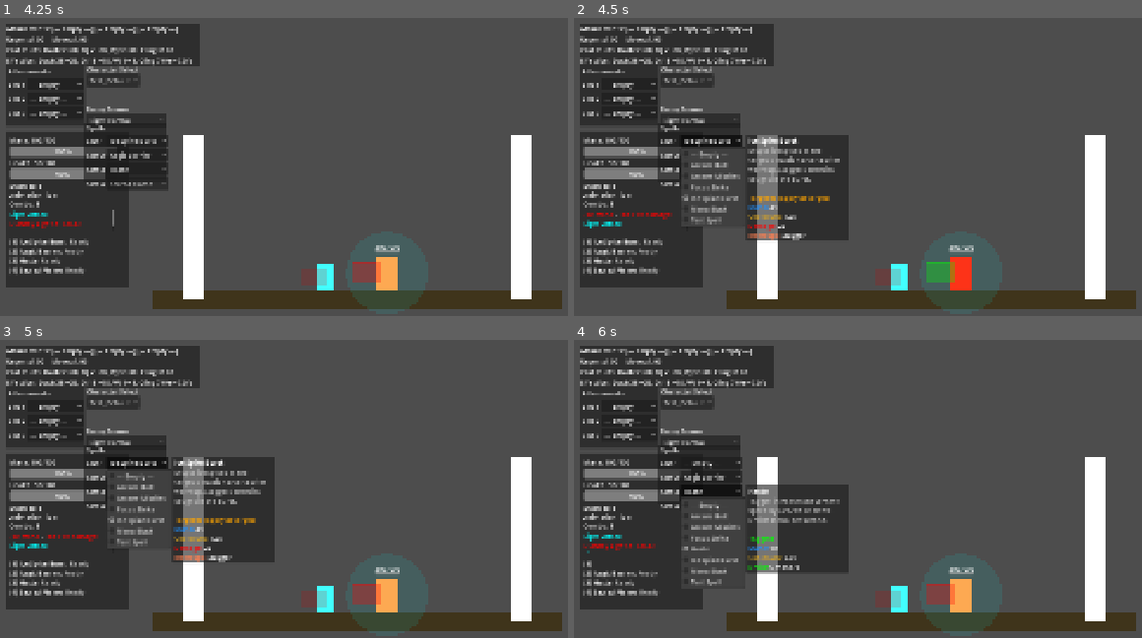
Above: before the commit, frames 1-4 (two rows, left to right).
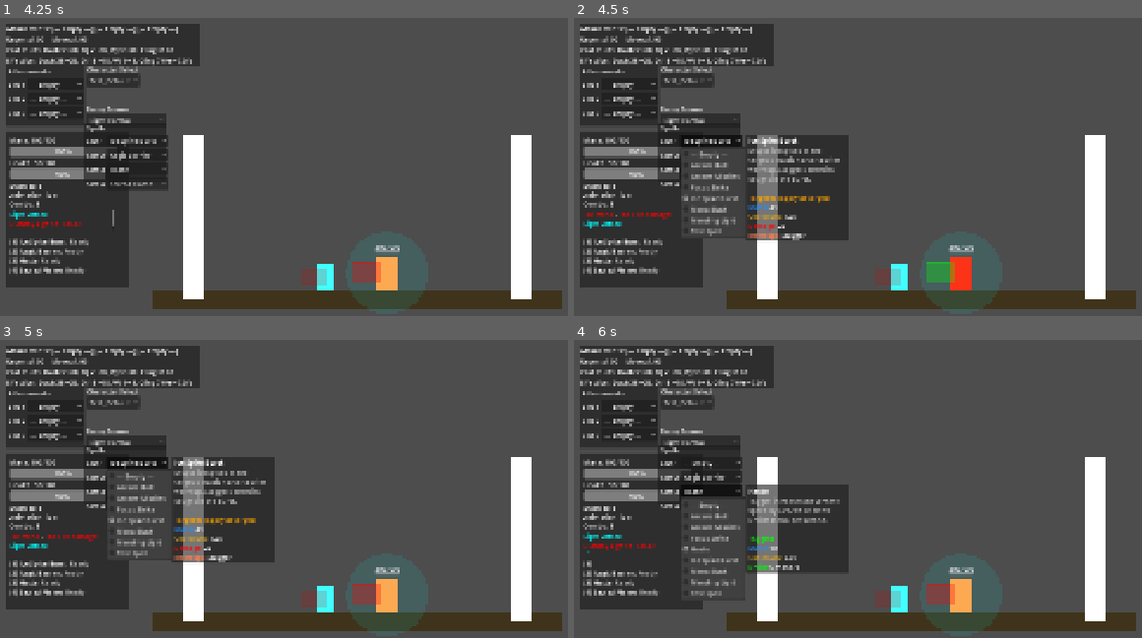
Above: after the commit, the same moments.

Repository: Korasyl/ManaBrawl
Game: Godot game, scene res://scenes/test_environment/test_environment.tscn
Two runs of this game, one before a commit and one after it. Both use one fixed random seed, a clock stepped at 60 frames per second and the inputs below.
Inputs:
- Up to frame 1 (4.25 s): click "— Empty —" at 0.5 s; click "— Empty —" at 1.25 s; click "— Empty —" at 2 s; click "Test_Default" at 2.75 s; click "Light Combo" at 3.5 s
- Up to frame 2 (4.5 s): click "Ice Spike Burst" at 4.25 s
- Up to frame 3 (5 s): no input
- Up to frame 4 (6 s): click "Aegis Barrier" at 5 s; click "Haste" at 5.75 s

Frame 1 is identical in both runs. In frame 2, 0.2% of the frame differs, in the area x 19-29%, y 66-74%; in frame 3, 0.2%; in frame 4, 0.2%, in the area x 20-29%, y 80-87%.

Commit message:
Add can_target_enemies flag, heal_amount to SpellData, and Mending Light spell
- Add can_target_enemies (default true) and heal_amount (default 0) to
  SpellData so spells can be configured as ally-only heals, enemy-only
  damage, or both
- Update _find_target_near_cursor to accept include_enemies param and
  skip enemy/dummy groups when false
- Update apply_at_target path in _fire_targeted_projectile to heal
  allies via apply_healing when the spell has heal_amount > 0
- Create Mending Light: a targeted ally-only heal spell (30 HP, 22 mana,
  6s cooldown) with green telegraph visual, modeled after Sacred Flame
- Update spell selector tooltip to show heal amount and targeting
  restrictions (allies only / enemies only / both)

https://claude.ai/code/session_019hwMAF9ZJCCJbohmQvJPhX

Diff:
--- a/characters/player.gd
+++ b/characters/player.gd
@@ -1602,7 +1602,7 @@
 			_fire_channeled_tick(spell)
 
 func _fire_channeled_tick(spell: SpellData) -> void:
-	var target: Node = _find_target_near_cursor(spell.can_target_allies)
+	var target: Node = _find_target_near_cursor(spell.can_target_allies, spell.can_target_enemies)
 	if target == null:
 		return
 	_fire_targeted_projectile(spell, target)
@@ -1642,7 +1642,7 @@
 	# For targeted spells, require a valid target before resolving cast
 	var target_body: Node = null
 	if spell.cast_type == "targeted":
-		target_body = _find_target_near_cursor(spell.can_target_allies)
+		target_body = _find_target_near_cursor(spell.can_target_allies, spell.can_target_enemies)
 		if target_body == null:
 			if debug_hud:
 				debug_hud.log_action("[color=red]No target found[/color]")
@@ -1739,8 +1739,12 @@
 	if targeted_delivery == "apply_at_target":
 		if spell.spell_scene:
 			_spawn_spell_scene(spell, target.global_position, dir, target, spell_ctx)
-		elif target.has_method("take_damage"):
-			target.take_damage(final_damage, Vector2.ZERO, spell.interrupt_type, spell_ctx)
+		else:
+			var target_is_ally := is_ally(target)
+			if target_is_ally and spell.heal_amount > 0.0 and target.has_method("apply_healing"):
+				target.apply_healing(spell.heal_amount, spell_ctx)
+			elif not target_is_ally and target.has_method("take_damage"):
+				target.take_damage(final_damage, Vector2.ZERO, spell.interrupt_type, spell_ctx)
 		return
 
 	if spell.spell_scene:
@@ -1805,24 +1809,24 @@
 		(entity as SpellEntity).attach_to_target(target as Node2D)
 
 
-func _find_target_near_cursor(include_allies: bool = false) -> Node:
+func _find_target_near_cursor(include_allies: bool = false, include_enemies: bool = true) -> Node:
 	var mouse_pos := get_global_mouse_position()
 	var nearest: Node = null
 	var nearest_dist := 200.0  # Max targeting range from cursor
 
-	# Search all bodies that can take damage
-	for body in get_tree().get_nodes_in_group("enemy"):
-		var dist := mouse_pos.distance_to(body.global_position)
-		if dist < nearest_dist:
-			nearest_dist = dist
-			nearest = body
-
-	# Also check training dummies
-	for body in get_tree().get_nodes_in_group("training_dummy"):
-		var dist := mouse_pos.distance_to(body.global_position)
-		if dist < nearest_dist:
-			nearest_dist = dist
-			nearest = body
+	# Search enemies / training dummies
+	if include_enemies:
+		for body in get_tree().get_nodes_in_group("enemy"):
+			var dist := mouse_pos.distance_to(body.global_position)
+			if dist < nearest_dist:
+				nearest_dist = dist
+				nearest = body
+
+		for body in get_tree().get_nodes_in_group("training_dummy"):
+			var dist := mouse_pos.distance_to(body.global_position)
+			if dist < nearest_dist:
+				nearest_dist = dist
+				nearest = body
 
 	# Include allies (other players on same team) if the spell allows it
 	if include_allies:
@@ -1997,7 +2001,7 @@
 			if queued_spell and queued_spell.cast_type == "targeted":
 				var delivery := _get_spell_targeted_delivery(queued_spell)
 				if delivery == "apply_at_target":
-					var target := _find_target_near_cursor(queued_spell.can_target_allies)
+					var target := _find_target_near_cursor(queued_spell.can_target_allies, queued_spell.can_target_enemies)
 					if target is Node2D:
 						_draw_target_indicator(target, queued_spell.projectile_color)
 					return
--- /dev/null
+++ b/resources/spells/mending_light.tres
@@ -0,0 +1,23 @@
+[gd_resource type="Resource" script_class="SpellData" format=3]
+
+[ext_resource type="Script" path="res://scripts/combat/spell_data.gd" id="1_spell"]
+[ext_resource type="PackedScene" path="res://scenes/spells/mending_light.tscn" id="2_scene"]
+
+[resource]
+script = ExtResource("1_spell")
+spell_name = "Mending Light"
+description = "Calls down a gentle light on an ally, restoring health. Cannot target enemies."
+mana_cost = 22.0
+cooldown = 6.0
+cast_type = "targeted"
+spell_scene = ExtResource("2_scene")
+damage = 0.0
+interrupt_type = "none"
+projectile_speed = 0.0
+projectile_color = Color(0.4, 1.0, 0.6, 1)
+targeted_delivery = "apply_at_target"
+can_target_allies = true
+can_target_enemies = false
+heal_amount = 30.0
+slow_move = 1.0
+toggle_mana_drain = 0.0
--- /dev/null
+++ b/scenes/spells/mending_light.tscn
@@ -0,0 +1,14 @@
+[gd_scene load_steps=2 format=3]
+
+[ext_resource type="Script" path="res://scripts/spells/mending_light.gd" id="1_ml"]
+
+[node name="MendingLight" type="Node2D"]
+script = ExtResource("1_ml")
+max_lifetime = 1.0
+
+[node name="Telegraph" type="ColorRect" parent="."]
+offset_left = -24.0
+offset_top = -24.0
+offset_right = 24.0
+offset_bottom = 24.0
+color = Color(0.3, 1, 0.5, 0.35)
--- a/scenes/ui/spell_selector.gd
+++ b/scenes/ui/spell_selector.gd
@@ -291,12 +291,20 @@
 		type_label += " (%s)" % spell.targeted_delivery.replace("_", " ")
 	lines.append("[color=%s]%s[/color]" % [type_color, type_label])
 
-	if spell.can_target_allies:
-		lines.append("[color=green]Can target allies[/color]")
+	# Targeting restrictions
+	if spell.can_target_allies and spell.can_target_enemies:
+		lines.append("[color=green]Targets: allies & enemies[/color]")
+	elif spell.can_target_allies and not spell.can_target_enemies:
+		lines.append("[color=green]Targets: allies only[/color]")
+	elif not spell.can_target_allies and spell.can_target_enemies:
+		pass  # Default — enemies only, no need to call it out
 
 	# Core stats
 	lines.append("[color=dodgerblue]Mana:[/color] %.0f" % spell.mana_cost)
 	lines.append("[color=goldenrod]Cooldown:[/color] %.1fs" % spell.cooldown)
+
+	if spell.heal_amount > 0:
+		lines.append("[color=green]Heal:[/color] %.0f" % spell.heal_amount)
 
 	if spell.damage > 0:
 		lines.append("[color=red]Damage:[/color] %.0f" % spell.damage)
--- a/scripts/combat/spell_data.gd
+++ b/scripts/combat/spell_data.gd
@@ -23,6 +23,10 @@
 @export_enum("projectile", "apply_at_target") var targeted_delivery: String = "projectile"
 @export var targeted_homing_turn_speed: float = 8.0  # radians per second
 @export var can_target_allies: bool = false
+@export var can_target_enemies: bool = true
+
+## Heal amount (for ally-targeted spells; 0 = not a heal)
+@export var heal_amount: float = 0.0
 
 ## Channeled casting
 @export var is_channeled: bool = false
--- /dev/null
+++ b/scripts/spells/mending_light.gd
@@ -0,0 +1,74 @@
+extends SpellEntity
+class_name MendingLight
+
+@export var telegraph_time: float = 0.35
+@export var heal_radius: float = 36.0
+@export var heal_amount: float = 30.0
+@export var telegraph_color: Color = Color(0.3, 1.0, 0.5, 0.35)
+@export var impact_color: Color = Color(0.4, 1.0, 0.6, 0.85)
+
+@onready var telegraph: ColorRect = $Telegraph
+
+var _timer: float = 0.0
+var _resolved: bool = false
+
+func initialize(ctx: Dictionary) -> void:
+	caster = ctx.get(ContextKeys.SOURCE, caster)
+	team_id = int(ctx.get(ContextKeys.TEAM_ID, team_id))
+	spell_data = ctx.get(ContextKeys.SPELL_DATA, spell_data)
+	if ctx.has(ContextKeys.CAST_TARGET):
+		var t: Node = ctx[ContextKeys.CAST_TARGET]
+		if t and is_instance_valid(t):
+			global_position = t.global_position
+	elif ctx.has(ContextKeys.CAST_POSITION):
+		global_position = ctx[ContextKeys.CAST_POSITION]
+
+func _on_spawn() -> void:
+	if spell_data != null:
+		heal_amount = spell_data.heal_amount
+	if telegraph:
+		telegraph.color = telegraph_color
+
+func _spell_process(delta: float) -> void:
+	if _resolved:
+		return
+
+	_timer += delta
+	if _timer >= telegraph_time:
+		_resolve_heal()
+
+func _resolve_heal() -> void:
+	_resolved = true
+	if telegraph:
+		telegraph.color = impact_color
+
+	var space := get_world_2d().direct_space_state
+	var shape := CircleShape2D.new()
+	shape.radius = heal_radius
+	var params := PhysicsShapeQueryParameters2D.new()
+	params.shape = shape
+	params.transform = Transform2D(0.0, global_position)
+	params.collide_with_bodies = true
+	params.collide_with_areas = false
+
+	var results: Array[Dictionary] = space.intersect_shape(params, 16)
+	for hit in results:
+		var collider_variant: Variant = hit.get("collider", null)
+		if collider_variant == null or not (collider_variant is Node):
+			continue
+		var body: Node = collider_variant
+		# Only heal allies (same team)
+		if not is_ally(body) and body != caster:
+			continue
+		if body.has_method("apply_healing"):
+			var ctx := {
+				ContextKeys.SOURCE: caster,
+				ContextKeys.TARGET: body,
+				ContextKeys.ATTACK_ID: "Mending Light",
+				ContextKeys.DAMAGE_TYPE: "spell",
+				ContextKeys.TEAM_ID: team_id,
+				ContextKeys.SPELL_DATA: spell_data,
+			}
+			body.apply_healing(heal_amount, ctx)
+
+	queue_free()
